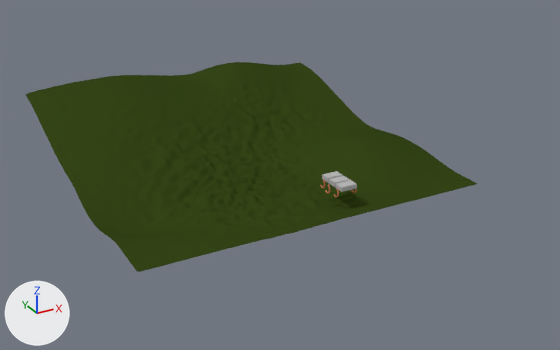
An edit to the Blender file Blender/rhex.blend, drawn before and after from the same camera.
Both versions are drawn from a 50 mm camera at (-43.9, -73.1, 39.3) aimed at (0.7, 7.9, -1.2). The axes (+X, +Y, +Z) are drawn at lower left. The lights are the same throughout.

The older version as bpy lines, for what is in view:
```python
ob_cube = bpy.data.objects.new('Cube', me_cube_031)
ob_cube.location = (0.0, -1.44, 0.27)
ob_cube_001 = bpy.data.objects.new('Cube.001', me_cube_002)
ob_cube_001.location = (0.0, 5.5, 0.27)
ob_cube_001.scale = (1.0, 8.85, 4.62)
ob_cube_006 = bpy.data.objects.new('Cube.006', me_cube_032)
ob_cube_006.location = (0.0, 11.12, 0.27)
ob_cube_007 = bpy.data.objects.new('Cube.007', me_cube_033)
ob_cube_007.location = (0.0, 13.53, 0.27)
ob_cube_008 = bpy.data.objects.new('Cube.008', me_cube_035)
ob_cube_008.location = (0.0, 20.34, 0.43)
ob_cube_009 = bpy.data.objects.new('Cube.009', me_cube_036)
ob_cube_009.location = (0.0, 21.73, 1.26)
ob_cube_010 = bpy.data.objects.new('Cube.010', me_cube_037)
ob_cube_010.location = (0.0, 23.14, 2.07)
ob_cube_011 = bpy.data.objects.new('Cube.011', me_cube_038)
ob_cube_011.location = (0.0, 24.52, 2.89)
ob_grid = bpy.data.objects.new('Grid', me_grid_002)
ob_grid.location = (-3.67, 10.75, 1.1)
```
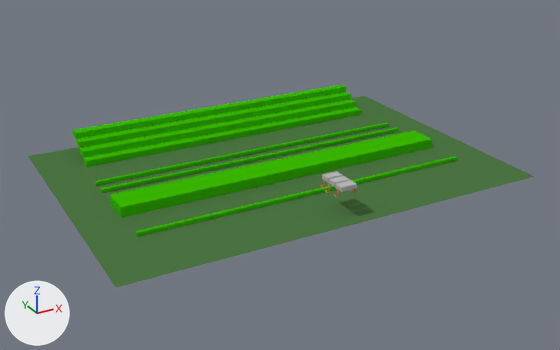
Diff of the bpy script that builds the scene:
```diff
--- a/Blender/rhex.blend.py
+++ b/Blender/rhex.blend.py
@@ ob_cube_001 @@
 ob_cube_001.scale = (1.0, 8.85, 4.62)
-ob_cube_001.hide_set(True)  # its collection is switched off
@@ ob_cube_011 @@
 ob_cube_011.location = (0.0, 24.52, 2.89)
-ob_cube_011.hide_set(True)  # its collection is switched off
@@ ob_cube_010 @@
 ob_cube_010.location = (0.0, 23.14, 2.07)
-ob_cube_010.hide_set(True)  # its collection is switched off
@@ ob_cube_009 @@
 ob_cube_009.location = (0.0, 21.73, 1.26)
-ob_cube_009.hide_set(True)  # its collection is switched off
@@ ob_cube_008 @@
 ob_cube_008.location = (0.0, 20.34, 0.43)
-ob_cube_008.hide_set(True)  # its collection is switched off
@@ ob_cube_007 @@
 ob_cube_007.location = (0.0, 13.53, 0.27)
-ob_cube_007.hide_set(True)  # its collection is switched off
@@ ob_cube_006 @@
 ob_cube_006.location = (0.0, 11.12, 0.27)
-ob_cube_006.hide_set(True)  # its collection is switched off
@@ ob_cube @@
 ob_cube.location = (0.0, -1.44, 0.27)
-ob_cube.hide_set(True)  # its collection is switched off
@@ ob_plane @@
 ob_plane.location = (-0.01, 8.4, 0.0)
-ob_plane.hide_set(True)  # its collection is switched off
@@ ob_grid @@
 ob_grid = bpy.data.objects.new('Grid', me_grid_002)
-ob_grid.location = (-3.67, 10.75, 1.1)
+ob_grid.location = (-7.63, 16.08, 1.6)
+ob_grid.rotation_euler = (0.0, 0.0, -0.504)  # degrees (0, 0, -29)
 _m = ob_grid.modifiers.new('Subsurf', 'SUBSURF')
 _m.render_levels = 1
+ob_grid.hide_set(True)  # its collection is switched off
```

Location of each change, (x1, y1, x2, y2) in pixels of the pictures (560 x 350 px):
'Grid', hidden (green): before (25, 62, 477, 272)
'Plane', shown (green): after (28, 96, 534, 288)
'Cube.001', shown (green): after (110, 131, 432, 218)
'Cube.008', shown (green): after (83, 107, 361, 167)
'Cube.009', shown (green): after (80, 99, 356, 157)
'Cube.010', shown (green): after (76, 92, 351, 148)
'Cube.011', shown (green): after (73, 85, 347, 139)
'Cube', shown (green): after (136, 156, 457, 237)
'Cube.006', shown (green): after (101, 127, 399, 193)
'Cube.007', shown (green): after (95, 122, 389, 186)
